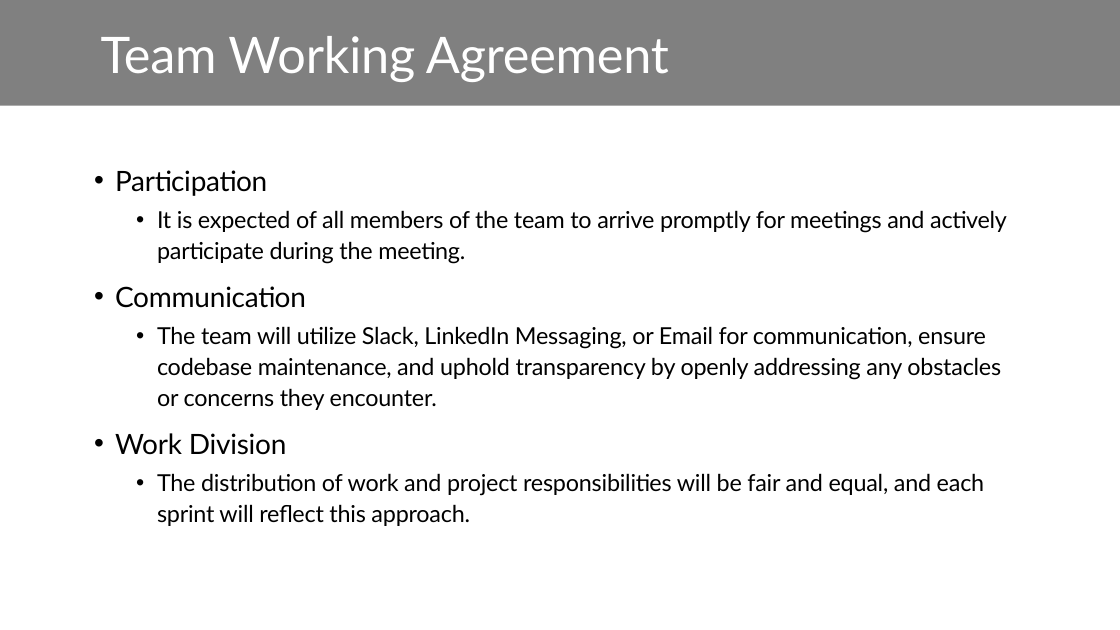
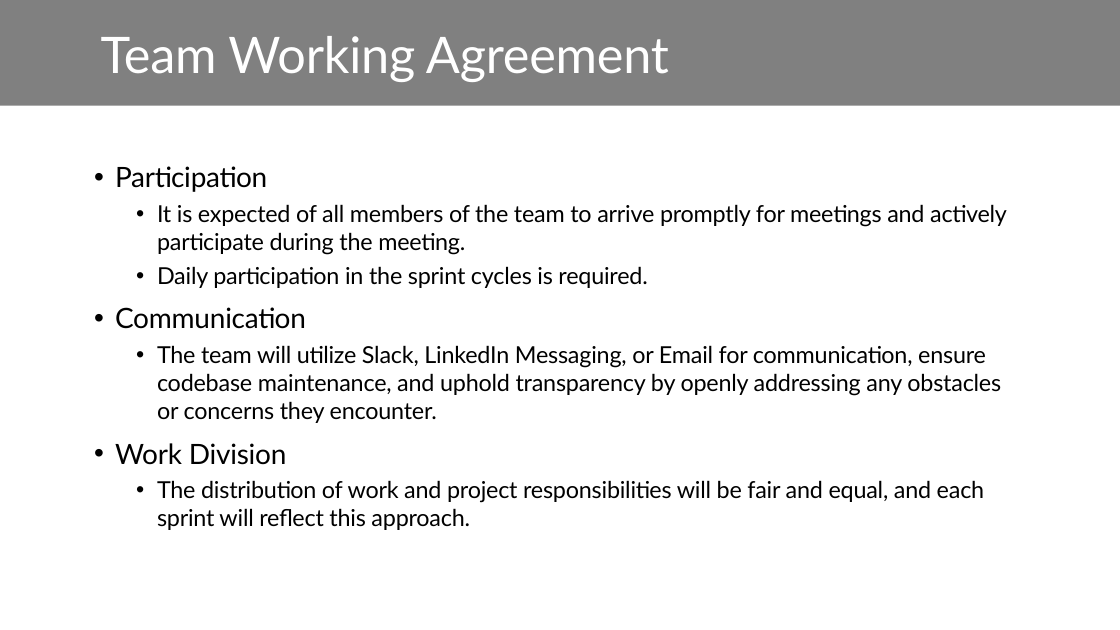
Before and after one commit to htmw/SpotCheckAI, a slide deck: slide 1 of documents/Team Working Agreement.pptx. Drawn at 1120x630 pixels with LibreOffice and Linux fonts; fonts in the diff are those of the drawing; background and template pictures are left out. Boxes give left, top, right and bottom in pixels: in the first picture for what was removed or moved away, otherwise in the second. Text is boxed around its words. In the diff, an @@ line names an element or a change of style, - is before the commit and + after.

```diff
--- a/documents/Team Working Agreement.pptx
+++ b/documents/Team Working Agreement.pptx
@@ text at [115, 166, 1007, 530]: line spacing 1.1 to 1 @@
@@ text at [157, 266, 647, 288]: paragraph added @@
+  • Daily participation in the sprint cycles is required.
```
Also in this commit, not shown: 15 other files.
